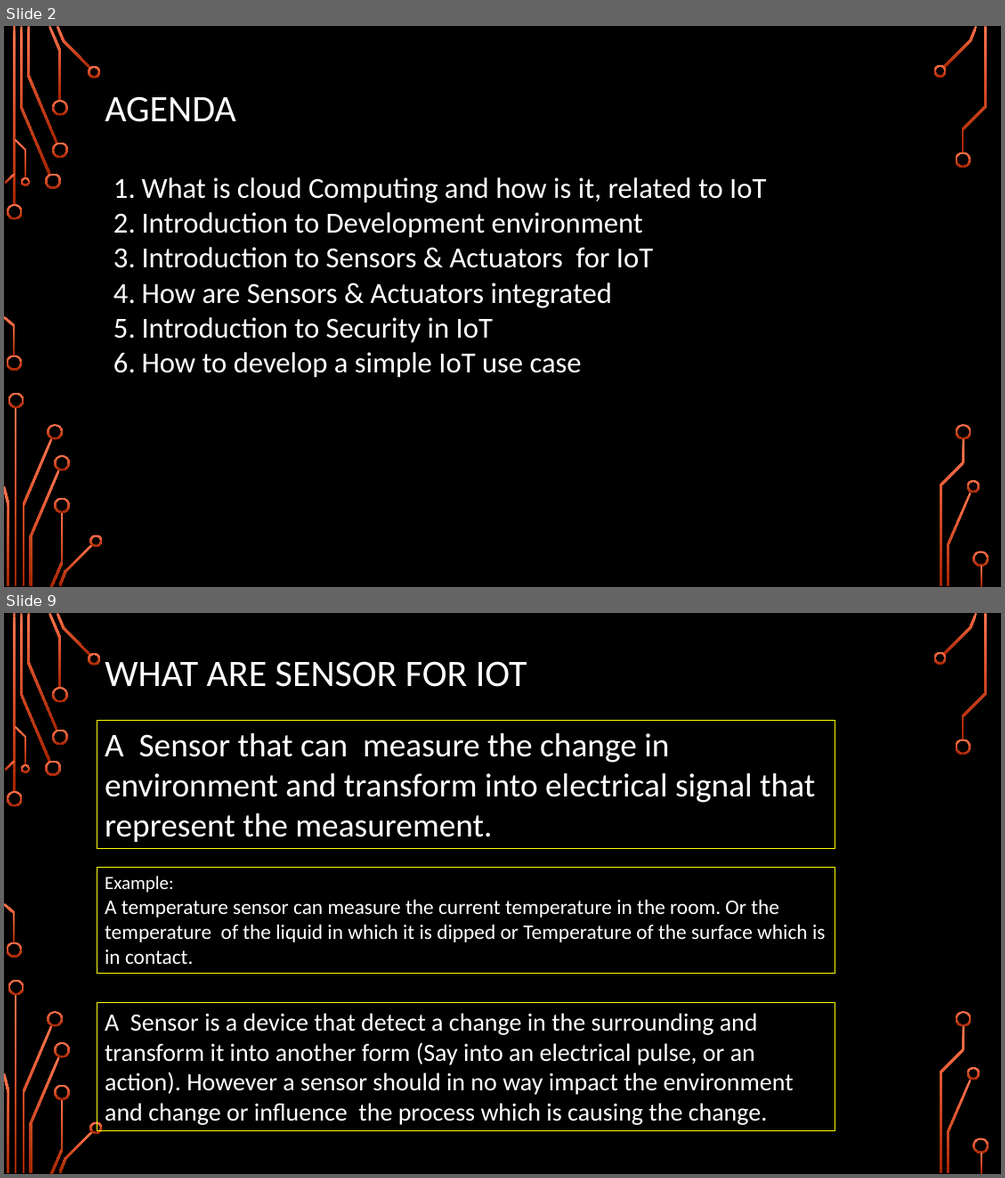
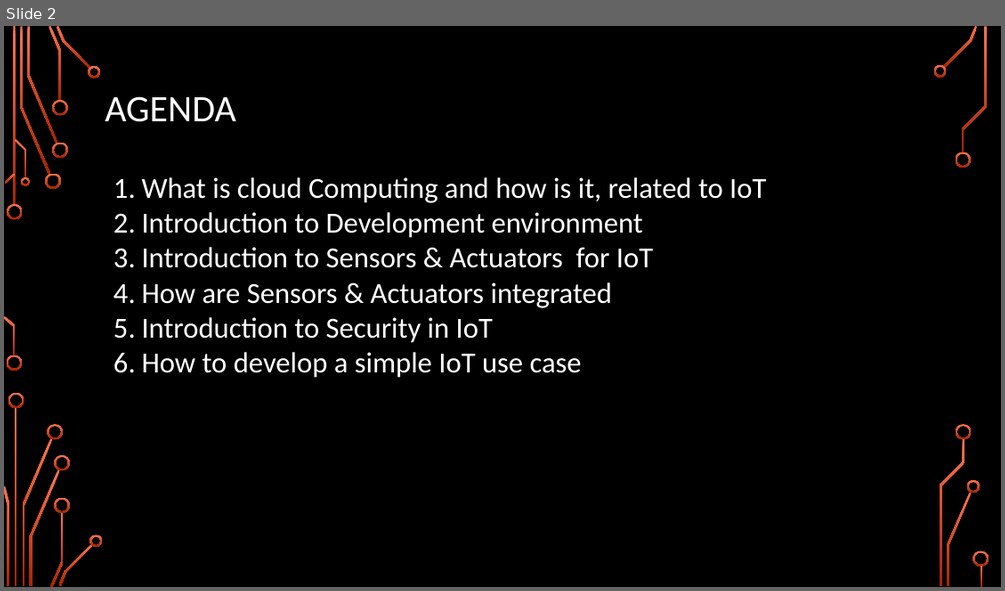
Before and after one commit to girishsukukumar/IoTWorkshop, a slide deck: Module-2.pptx. Shown one above the other, each under a label of ours: slides 2 and 9 before the commit, slide 2 after it; the slides between them are not shown. The pictures are 1005x1178 and 1005x591 pixels, drawn with LibreOffice and Linux fonts; fonts in the diff are those of the drawing; background and template pictures are left out. Boxes give left, top, right and bottom in pixels: in the first picture for what was removed or moved away, otherwise in the second. Text is boxed around its words. In the diff, an @@ line names an element or a change of style, - is before the commit and + after.

```diff
--- a/Module-2.pptx
+++ b/Module-2.pptx
@@ slide 9 removed at [4, 613, 1001, 1174], background picture (left out); not listed: 36 template elements that a slide beside it also shows @@
@@ title removed at [105, 661, 527, 687] @@
-WHAT ARE SENSOR FOR IOT
@@ rectangle removed at [97, 720, 835, 849] @@
-A Sensor that can measure the change in environment and transform into electrical signal that represent the measurement.
@@ rectangle removed at [97, 868, 835, 973] @@
-Example:
-A temperature sensor can measure the current temperature in the room. Or the temperature of the liquid in which it is dipped or Temperature of the surface which is in contact.
@@ rectangle removed at [97, 1003, 835, 1131] @@
-A Sensor is a device that detect a change in the surrounding and transform it into another form (Say into an electrical pulse, or an action). However a sensor should in no way impact the environment and change or influence the process which is causing the change.
```
Also in this commit, not shown: 3 slides changed, 10 slides added, 26 other slides removed.
